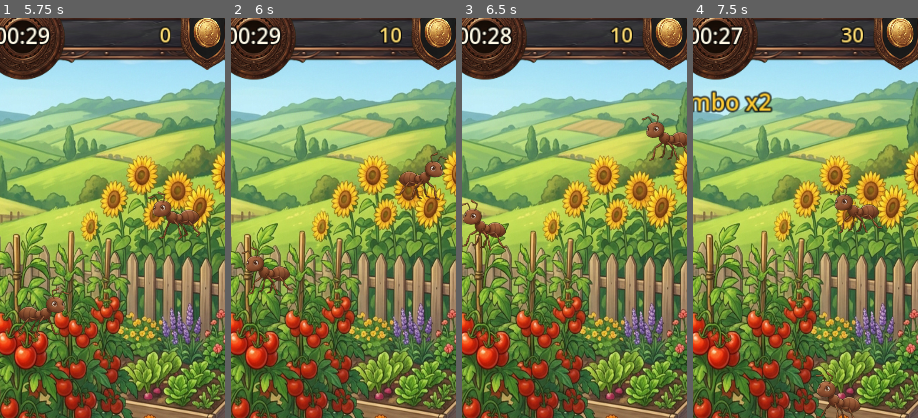
Above: before the commit, frames 1-4 (left to right).
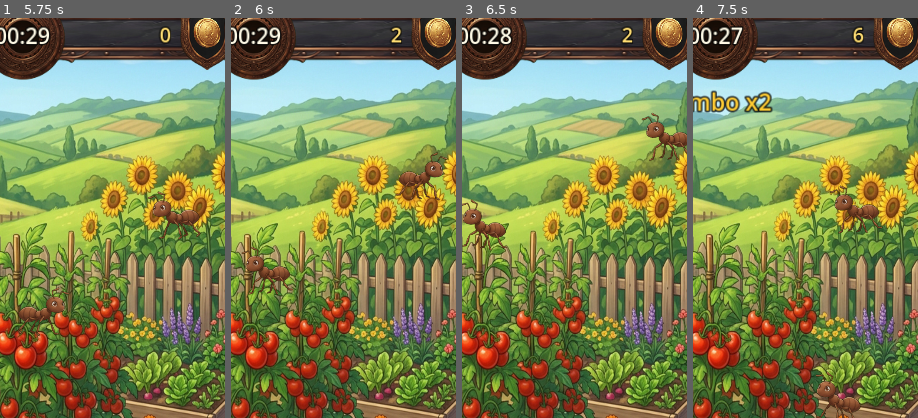
Above: after the commit, the same moments.

Repository: Nitanzw/Mikumemoria
Game: Godot game, scene res://scenes/story/story_intro.tscn
Same seed, same stepped clock (60 frames per second), same inputs: the game is played once before the commit and once after it.
Inputs (mouse positions are % of the whole screen's width and height, from its top left):
- Up to frame 1 (5.75 s): click "Saltar ▸" at 0.5 s; click "Jugar" at 1.25 s; click "1" at 2 s; click "1" at 2.75 s; move the mouse to (72, 45) at 3.52 s; click (72, 45) at 3.67 s; tap Enter at 4.25 s; move the mouse to (30, 55) at 4.27 s; click (30, 55) at 4.42 s; move the mouse to (60, 28) at 5.02 s; click (60, 28) at 5.17 s
- Up to frame 2 (6 s): move the mouse to (45, 70) at 5.77 s; click (45, 70) at 5.92 s
- Up to frame 3 (6.5 s): no input
- Up to frame 4 (7.5 s): move the mouse to (80, 65) at 6.52 s; click (80, 65) at 6.67 s; move the mouse to (20, 35) at 7.27 s; click (20, 35) at 7.42 s
The pictures show only the part of the screen within x 45-95%, y 6-56%; the shares and areas given below are measured in that part.

Frame 1 is identical in both runs. In frame 2, 0.2% of the frame differs, in the area x 65-76%, y 2-7%; in frame 3, 0.2%; in frame 4, 0.3%.

Commit message:
Escalar la vida de los insectos y hacer que las armas importen
El tester tenía razón y mi rebalance anterior no había arreglado nada: yo
había mirado sólo la recompensa de fin de nivel, pero Insect.die() también
llama a add_coins(coin_reward) por cada bicho muerto, y ésa era la parte
grande. Con 31 muertes por nivel a 10 monedas cada una, el fin de nivel
era el 20% del ingreso. Simulando sobre las constantes reales, la Pala se
compraba en el nivel 14.

Eran tres problemas encadenados:

La vida de los insectos casi no subía: +1 cada 3 escalones, o sea +1 cada
30 niveles. Una hormiga tenía 1 de vida hasta el nivel 29, un toque
siempre. Ahora es +2 por escalón: 3 de vida en el nivel 10, 5 en el 20, 11
en el 50, 21 en el 100.

Las armas hacían 1, 1, 1, 2, 2 de daño. El Matamoscas de 900 monedas
pegaba igual que el Zapato gratis y lo único que cambiaba era el radio.
Ahora la escalera es 1, 2, 3, 5, 8, y la tienda ya mostraba el daño.

Y las monedas por bicho bajaron a un quinto.

El efecto es que comprando el juego se mantiene ágil (1 toque por bicho
hasta el nivel 10, 2 desde el 20) y sin comprar la misma hormiga lleva 6
toques en el nivel 20 y 12 en el 50. La Pala pasa del nivel 14 al 35.

Los jefes comen daño por HP_SCALE, así que cuadruplicar el daño de las
armas les cuarteaba la pelea: la Reina Primordial caía en 16 golpes en vez
de 65. BossData.WEAPON_REBALANCE compensa esa vida.

Co-Authored-By: Claude Opus 5 <noreply@anthropic.com>
Claude-Session: https://claude.ai/code/session_017CZQGSdpv5Kh1U4gJuW4s1

Diff:
--- a/scripts/core/insect.gd
+++ b/scripts/core/insect.gd
@@ -6,25 +6,25 @@
 
 const INSECT_DATA := {
 	# --- Los 5 básicos ---
-	"hormiga_obrera": {"speed": 100.0, "health": 1, "points": 50, "coin_reward": 10, "sprite": "res://assets/sprites/insects/hormiga_obrera.png"},
-	"cucaracha_electrica": {"speed": 200.0, "health": 1, "points": 75, "coin_reward": 15, "sprite": "res://assets/sprites/insects/cucaracha_electrica.png"},
-	"escarabajo_blindado": {"speed": 50.0, "health": 3, "points": 150, "coin_reward": 30, "sprite": "res://assets/sprites/insects/escarabajo_blindado.png"},
-	"mosca_pesada": {"speed": 150.0, "health": 1, "points": 100, "coin_reward": 20, "sprite": "res://assets/sprites/insects/mosca_pesada.png"},
-	"grillo_saltarin": {"speed": 120.0, "health": 1, "points": 80, "coin_reward": 16, "sprite": "res://assets/sprites/insects/grillo_saltarin.png"},
+	"hormiga_obrera": {"speed": 100.0, "health": 1, "points": 50, "coin_reward": 2, "sprite": "res://assets/sprites/insects/hormiga_obrera.png"},
+	"cucaracha_electrica": {"speed": 200.0, "health": 1, "points": 75, "coin_reward": 3, "sprite": "res://assets/sprites/insects/cucaracha_electrica.png"},
+	"escarabajo_blindado": {"speed": 50.0, "health": 3, "points": 150, "coin_reward": 6, "sprite": "res://assets/sprites/insects/escarabajo_blindado.png"},
+	"mosca_pesada": {"speed": 150.0, "health": 1, "points": 100, "coin_reward": 4, "sprite": "res://assets/sprites/insects/mosca_pesada.png"},
+	"grillo_saltarin": {"speed": 120.0, "health": 1, "points": 80, "coin_reward": 3, "sprite": "res://assets/sprites/insects/grillo_saltarin.png"},
 
 	# --- Variantes avanzadas. Reusan el arte de los incógnitos, que hasta
 	# ahora solo se veía al revelarlos. Cubren el rango completo: desde
 	# tanques lentísimos de 8 de vida hasta bichos de un solo golpe que
 	# cruzan la pantalla volando.
-	"mutante_volador": {"speed": 210.0, "health": 2, "points": 160, "coin_reward": 34, "sprite": "res://assets/sprites/insects/mutante_volador.png"},
-	"hormiga_ladrona": {"speed": 180.0, "health": 2, "points": 140, "coin_reward": 40, "sprite": "res://assets/sprites/insects/hormiga_ladrona.png"},
-	"lombriz_gigante": {"speed": 55.0, "health": 4, "points": 190, "coin_reward": 42, "sprite": "res://assets/sprites/insects/lombriz_gigante.png"},
-	"abejorro_pinata": {"speed": 140.0, "health": 3, "points": 175, "coin_reward": 46, "sprite": "res://assets/sprites/insects/abejorro_pinata.png"},
-	"mantis_cronometro": {"speed": 130.0, "health": 3, "points": 180, "coin_reward": 38, "sprite": "res://assets/sprites/insects/mantis_cronometro.png"},
-	"escarabajo_radiactivo": {"speed": 70.0, "health": 5, "points": 240, "coin_reward": 52, "sprite": "res://assets/sprites/insects/escarabajo_radiactivo.png"},
-	"centella_blindada": {"speed": 110.0, "health": 5, "points": 260, "coin_reward": 56, "sprite": "res://assets/sprites/insects/centella_blindada.png"},
-	"rayo_insecto": {"speed": 320.0, "health": 1, "points": 220, "coin_reward": 48, "sprite": "res://assets/sprites/insects/rayo_insecto.png"},
-	"coraza_antigua": {"speed": 45.0, "health": 8, "points": 320, "coin_reward": 70, "sprite": "res://assets/sprites/insects/coraza_antigua.png"},
+	"mutante_volador": {"speed": 210.0, "health": 2, "points": 160, "coin_reward": 7, "sprite": "res://assets/sprites/insects/mutante_volador.png"},
+	"hormiga_ladrona": {"speed": 180.0, "health": 2, "points": 140, "coin_reward": 8, "sprite": "res://assets/sprites/insects/hormiga_ladrona.png"},
+	"lombriz_gigante": {"speed": 55.0, "health": 4, "points": 190, "coin_reward": 9, "sprite": "res://assets/sprites/insects/lombriz_gigante.png"},
+	"abejorro_pinata": {"speed": 140.0, "health": 3, "points": 175, "coin_reward": 9, "sprite": "res://assets/sprites/insects/abejorro_pinata.png"},
+	"mantis_cronometro": {"speed": 130.0, "health": 3, "points": 180, "coin_reward": 8, "sprite": "res://assets/sprites/insects/mantis_cronometro.png"},
+	"escarabajo_radiactivo": {"speed": 70.0, "health": 5, "points": 240, "coin_reward": 11, "sprite": "res://assets/sprites/insects/escarabajo_radiactivo.png"},
+	"centella_blindada": {"speed": 110.0, "health": 5, "points": 260, "coin_reward": 11, "sprite": "res://assets/sprites/insects/centella_blindada.png"},
+	"rayo_insecto": {"speed": 320.0, "health": 1, "points": 220, "coin_reward": 10, "sprite": "res://assets/sprites/insects/rayo_insecto.png"},
+	"coraza_antigua": {"speed": 45.0, "health": 8, "points": 320, "coin_reward": 14, "sprite": "res://assets/sprites/insects/coraza_antigua.png"},
 }
 
 ## Los cuadros del ciclo de caminata se buscan por convención de nombre:
--- a/scripts/core/level_manager.gd
+++ b/scripts/core/level_manager.gd
@@ -16,7 +16,7 @@
 const TIER_SPEED_STEP := 0.08     # +8% de velocidad por escalón
 const TIER_SPAWN_MULT := 0.94     # los bichos salen un 6% más seguido
 const MIN_SPAWN_RATE := 0.55      # piso, para que no sea imposible
-const TIERS_PER_EXTRA_HP := 3     # +1 de vida cada 3 escalones
+const HP_PER_TIER := 2            # +2 de vida por escalón
 ## Los jefes duran hasta que cae uno de los dos, pero con un techo: si se
 ## acaba el tiempo y el jefe sigue vivo, se pierde una vida.
 const BOSS_TIME_LIMIT := 90
@@ -76,7 +76,7 @@
 		"background": chapter_config.get("background", ""),
 		"spawn_rate": maxf(float(chapter_config.get("spawn_rate", 2.0)) * pow(TIER_SPAWN_MULT, tier), MIN_SPAWN_RATE),
 		"enemy_speed_mult": float(chapter_config.get("enemy_speed_mult", 1.0)) * (1.0 + tier * TIER_SPEED_STEP),
-		"enemy_health_bonus": int(tier / TIERS_PER_EXTRA_HP),
+		"enemy_health_bonus": tier * HP_PER_TIER,
 		"difficulty_tier": tier,
 		"time_limit": BOSS_TIME_LIMIT if is_boss_level(level) else 30,
 		"enemy_types": get_available_enemies(level),
--- a/scripts/data/boss_data.gd
+++ b/scripts/data/boss_data.gd
@@ -16,6 +16,13 @@
 const CYCLE_SPEED_MULT := 1.12
 
 ## Cuánta vida extra por escalón de dificultad del nivel (cada 10 niveles).
+## Las armas pasaron de hacer 1-2 de daño a 1-8 (ver WeaponSystem) para
+## que las mejoras se noten contra insectos con más vida. Los jefes comen
+## ese daño multiplicado por HP_SCALE, así que sin compensar una pelea de
+## 60 golpes pasaba a 15 y el jefe se derretía. Este factor mantiene los
+## golpes-para-matar en el mismo orden que antes del rebalanceo.
+const WEAPON_REBALANCE := 2.6
+
 const TIER_HEALTH_STEP := 0.18
 
 ## Daño que hace el jefe a Sofía, en puntos de vida (ella arranca con
@@ -243,6 +250,7 @@
 		config["name"] = "%s +%d" % [base["name"], cycle]
 
 	health *= 1.0 + float(maxi(tier, 0)) * TIER_HEALTH_STEP
+	health *= WEAPON_REBALANCE
 	config["health"] = int(round(health))
 	config["speed"] = speed
 
--- a/scripts/systems/weapon_system.gd
+++ b/scripts/systems/weapon_system.gd
@@ -15,28 +15,28 @@
 	},
 	"chancla_goma": {
 		"display_name": "Chancla de Goma",
-		"damage": 1,
+		"damage": 2,
 		"radius": 60.0,
 		"price": 350,
 		"sprite": "res://assets/sprites/weapons/chancla_goma.png",
 	},
 	"matamoscas_metalico": {
 		"display_name": "Matamoscas Metálico",
-		"damage": 1,
+		"damage": 3,
 		"radius": 80.0,
 		"price": 900,
 		"sprite": "res://assets/sprites/weapons/matamoscas_metalico.png",
 	},
 	"sarten_hierro": {
 		"display_name": "Sartén de Hierro",
-		"damage": 2,
+		"damage": 5,
 		"radius": 70.0,
 		"price": 1800,
 		"sprite": "res://assets/sprites/weapons/sarten_hierro.png",
 	},
 	"pala_electrificada": {
 		"display_name": "Pala Electrificada",
-		"damage": 2,
+		"damage": 8,
 		"radius": 90.0,
 		"price": 3200,
 		"sprite": "res://assets/sprites/weapons/pala_electrificada.png",
Not shown, changed: export_presets.cfg
Not shown, changed: README.md
Not shown, changed: dist/README.md
Not shown, changed: dist/el_huerto_de_sofia.apk
